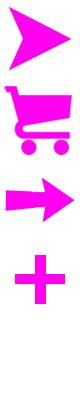
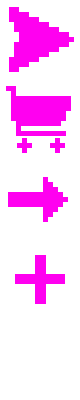
Layer changes from the first 80 x 400 image to the second:
added layer "Layer 98 (merged)" above "Layer 73" over [6, 7, 74, 153]
added layer "Layer 73" above "Layer 4" over [8, 177, 68, 222]
painted on "Layer 4" over [4, 6, 75, 223]
